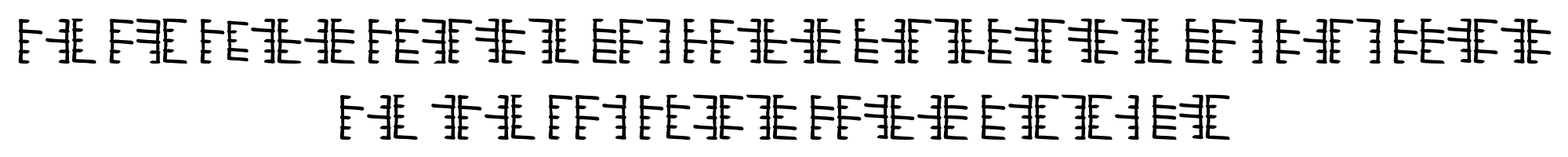
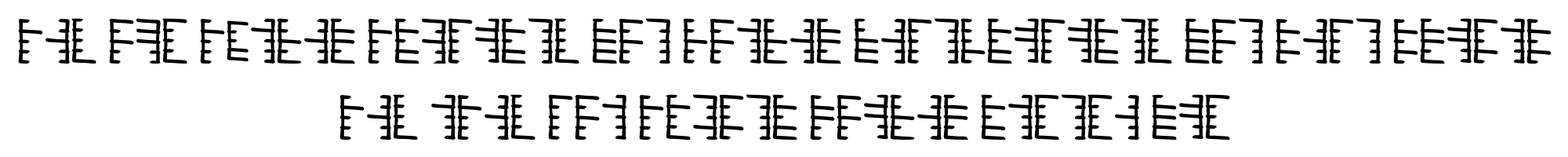
The second 1568px x 157px image is a revision of the first. Changes to its layers:
renamed "hiθ jɔt hwædin hlɞsokaθ rja bj..." to "hiθ jɔt hwædin hlɞsolaθ rja bj...", painted on it over [500, 18, 1119, 65]
